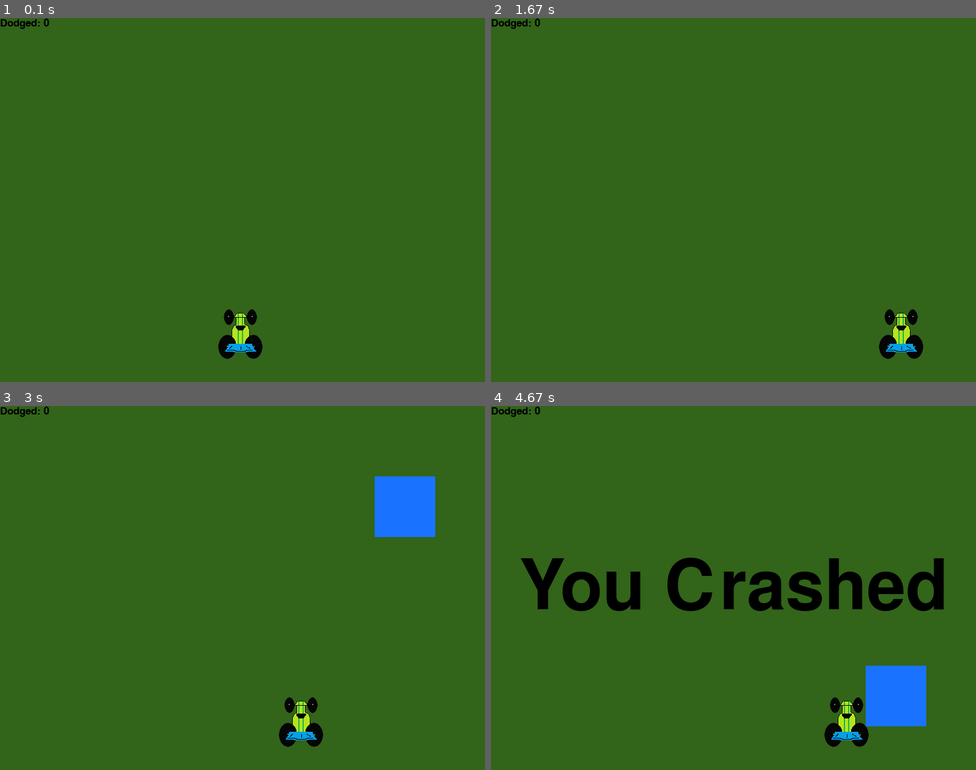
Above: before the commit, frames 1-4 (two rows, left to right).
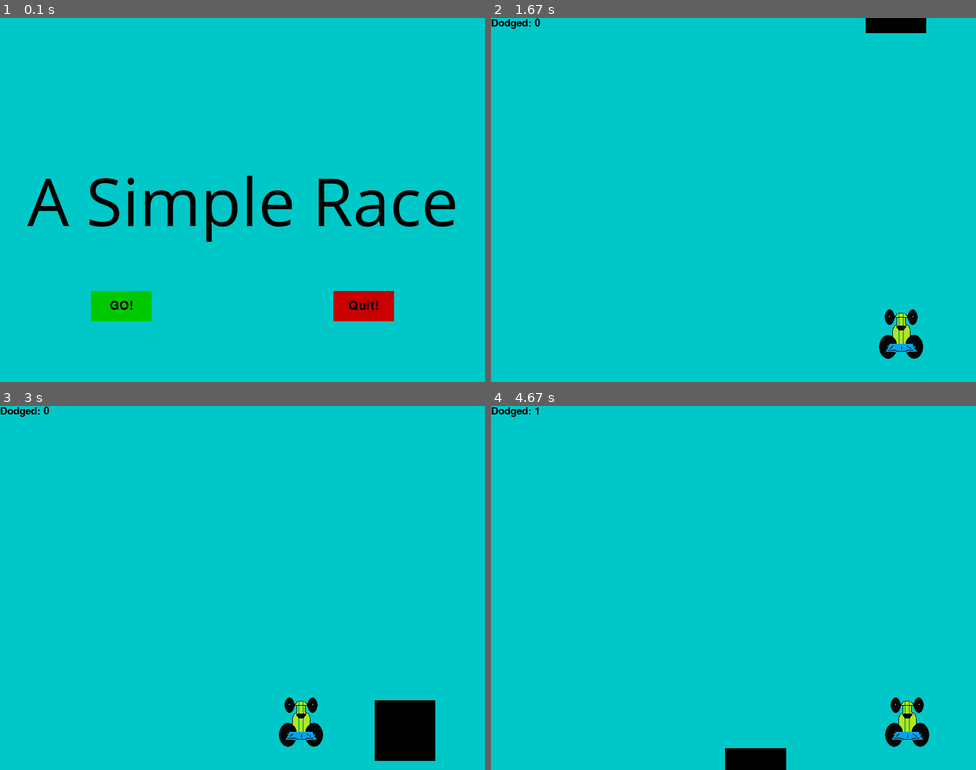
Above: after the commit, the same moments.

Repository: ForestMilles/homework
Game: pygame game, started from pygame--practice/car race.py
The game is run twice, just before and just after one commit, with the same random seed, the same clock (stepped at 60 frames per second) and the same inputs.
Inputs (mouse positions are in pixels of both pictures, inside the frame that each line leads up to):
- Up to frame 1 (0.1 s): no input
- Up to frame 2 (1.67 s): press the mouse at (612, 305) at 0.37 s; move the mouse to (694, 294) at 0.47 s; release the mouse at (782, 280) at 0.6 s; hold Right 0.67-1.13 s; move the mouse to (583, 145) at 0.7 s; hold Right 1.17-1.63 s
- Up to frame 3 (3 s): hold Left 1.67-2.2 s; hold Left 2.23-2.63 s; hold Right from 2.67 s (still down)
- Up to frame 4 (4.67 s): release Right at 3.3 s; hold Left 3.33-3.8 s; hold Right 3.83-4.3 s; hold Right from 4.33 s (still down)

The runs differ from the first frame. In frame 1, 100% of the frame differs, in the area x 0-100%, y 0-100%; in frame 2, 99%; in frame 3, 99%; in frame 4, 100%.

Commit message:
fixing errors/customizing

Diff:
--- a/pygame--practice/car race.py
+++ b/pygame--practice/car race.py
@@ -8,15 +8,19 @@
 display_height = 600
 
 black = (0, 0, 0)
-white = (50, 100, 25)
-red = (255, 0, 0)
+white = (0, 200, 200)
+red = (200, 0, 0)
+green = (0,200,0)
 
-block_color = (25, 115, 255)
+bright_red = (255,0,0)
+bright_green = (0,255,0)
+
+block_color = (53,115,255)
 
 car_width = 73
 
 gameDisplay = pygame.display.set_mode((display_width, display_height))
-pygame.display.set_caption('A bit Racey')
+pygame.display.set_caption('A Simple Race')
 clock = pygame.time.Clock()
 
 carImg = pygame.image.load('racecar.png')
@@ -24,27 +28,23 @@
 
 def things_dodged(count):
     font = pygame.font.SysFont(None, 25)
-    text = font.render("Dodged: " + str(count), True, black)
-    gameDisplay.blit(text, (0, 0))
-
+    text = font.render("Dodged: "+str(count), True, black)
+    gameDisplay.blit(text,(0,0))
 
 def things(thingx, thingy, thingw, thingh, color):
     pygame.draw.rect(gameDisplay, color, [thingx, thingy, thingw, thingh])
 
-
 def car(x, y):
     gameDisplay.blit(carImg, (x, y))
-
 
 def text_objects(text, font):
     textSurface = font.render(text, True, black)
     return textSurface, textSurface.get_rect()
 
-
 def message_display(text):
-    largeText = pygame.font.Font('freesansbold.ttf', 115)
+    largeText = pygame.font.Font('freesansbold.ttf',115)
     TextSurf, TextRect = text_objects(text, largeText)
-    TextRect.center = ((display_width / 2), (display_height / 2))
+    TextRect.center = ((display_width/2),(display_height/2))
     gameDisplay.blit(TextSurf, TextRect)
 
     pygame.display.update()
@@ -53,57 +53,52 @@
 
     game_loop()
 
-
 def crash():
     message_display('You Crashed')
-
-
-def quitgame():
-    pygame.quit()
-    quit()
-
 
 def button(msg,x,y,w,h,ic,ac,action=None):
     mouse = pygame.mouse.get_pos()
     click = pygame.mouse.get_pressed()
     print(click)
-    if x+w > mouse[0] > x and y+h > mouse[1] > y:
-        pygame.draw.rect(gameDisplay, ac,(x,y,w,h))
-
+    if x + w > mouse[0] > x and y + h > mouse[1] > y:
+        pygame.draw.rect(gameDisplay, ac, (x, y, w, h))
         if click[0] == 1 and action != None:
             action()
     else:
-        pygame.draw.rect(gameDisplay, ic,(x,y,w,h))
+        pygame.draw.rect(gameDisplay, ic, (x, y, w, h))
 
-    smallText = pygame.font.SysFont("comicsansms",20)
+    smallText = pygame.font.Font("freesansbold.ttf", 20)
     textSurf, textRect = text_objects(msg, smallText)
-    textRect.center = ( (x+(w/2)), (y+(h/2)) )
+    textRect.center = ((x + (w / 2)), (y + (h / 2)))
     gameDisplay.blit(textSurf, textRect)
 
+def quitgame():
+    pygame.quit
+    quit()
 
 def game_intro():
     intro = True
 
     while intro:
         for event in pygame.event.get():
-            # print(event)
+            #print(event)
             if event.type == pygame.QUIT:
                 pygame.quit()
                 quit()
 
         gameDisplay.fill(white)
-        largeText = pygame.font.SysFont("comicsansms", 115)
-        TextSurf, TextRect = text_objects("A bit Racey", largeText)
+        largeText = pygame.font.SysFont("comicsansms",115)
+        TextSurf, TextRect = text_objects("A Simple Race", largeText)
         TextRect.center = ((display_width / 2), (display_height / 2))
         gameDisplay.blit(TextSurf, TextRect)
 
         button("GO!", 150, 450, 100, 50, green, bright_green, game_loop)
-        button("Quit", 550, 450, 100, 50, red, bright_red, quitgame)
+        button("Quit!", 550, 450, 100, 50, red, bright_red,quitgame)
+
+
 
         pygame.display.update()
         clock.tick(15)
-
-
 
 
 def game_loop():
@@ -114,7 +109,7 @@
 
     thing_startx = random.randrange(0, display_width)
     thing_starty = -600
-    thing_speed = 4
+    thing_speed = 7
     thing_width = 100
     thing_height = 100
 
@@ -145,11 +140,11 @@
         gameDisplay.fill(white)
 
         # things(thingx, thingy, thingw, thingh, color)
-        things(thing_startx, thing_starty, thing_width, thing_height, block_color)
-
+        things(thing_startx, thing_starty, thing_width, thing_height, black)
         thing_starty += thing_speed
         car(x, y)
         things_dodged(dodged)
+
 
         if x > display_width - car_width or x < 0:
             crash()
@@ -172,6 +167,7 @@
         clock.tick(60)
 
 
+game_intro()
 game_loop()
 pygame.quit()
 quit()
